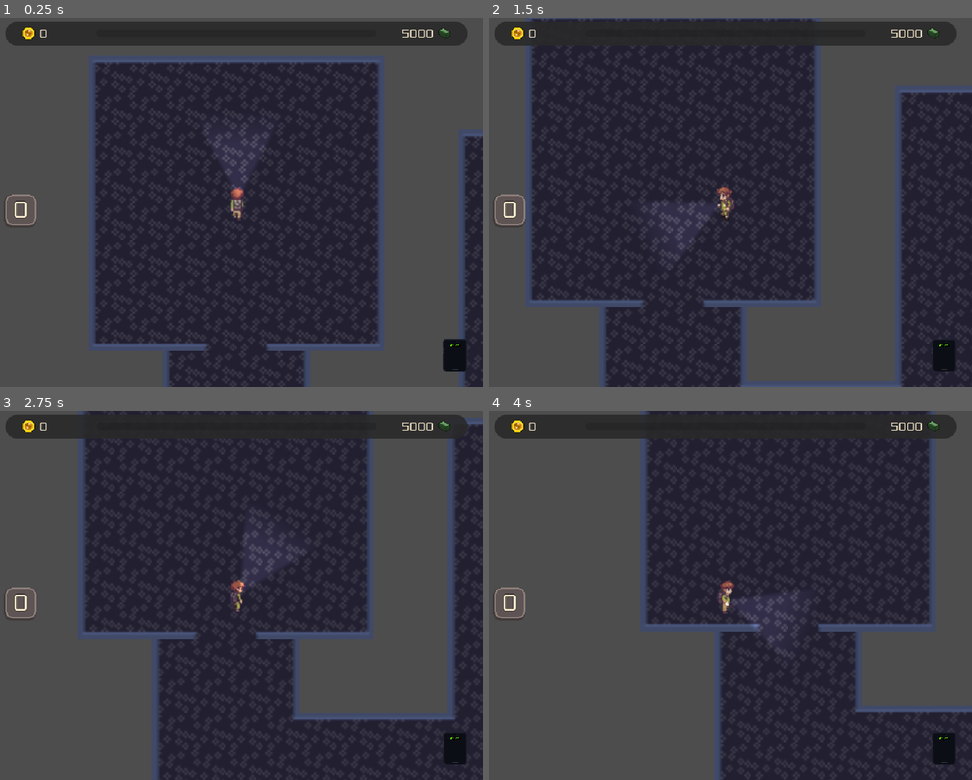
Above: before the commit, frames 1-4 (two rows, left to right).
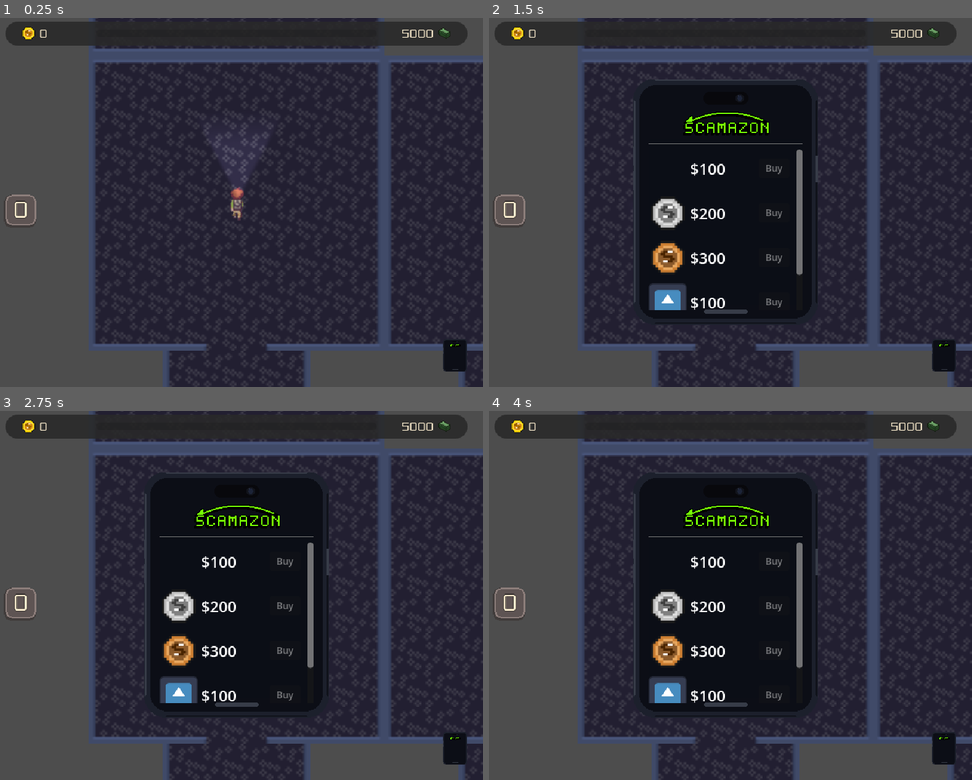
Above: after the commit, the same moments.

Repository: Justin-Hulme/GMTK_2026
Game: Godot game, scene res://Coin/coin_copper.tscn
Two runs of this game, one before a commit and one after it. Both use one fixed random seed, a clock stepped at 60 frames per second and the inputs below. Before the commit the project starts from res://LevelLoader/level_loader.tscn. The engine's default icon, where the game draws it, is replaced by a stand-in: a white triangle on a blue panel in a dark square.
Inputs (mouse positions are in pixels of both pictures, inside the frame that each line leads up to):
- Up to frame 1 (0.25 s): no input
- Up to frame 2 (1.5 s): tap Enter at 0.5 s; drag from (943, 353) to (725, 202) at 0.52 s; drag from (629, 220) to (701, 276) at 1.27 s
- Up to frame 3 (2.75 s): move the mouse to (284, 514) at 2.02 s; hold D from 2.03 s (still down); tap E at 2.1 s
- Up to frame 4 (4 s): release D at 2.75 s; tap Space at 2.75, 3.77 s; drag from (701, 669) to (575, 540) at 2.77 s; move the mouse to (875, 650) at 3.52 s; hold A from 3.53 s (still down); tap G at 3.6 s

The runs differ from the first frame. In frame 1, 15% of the frame differs, in the area x 18-100%, y 0-91%; in frame 2, 55%, in the area x 7-100%, y 0-100%; in frame 3, 50%; in frame 4, 53%.
Error before the commit: Attempt to call function 'toggle' in base 'null instance' on a null instance. (res://Player/HUD/phone_icon.gd:17)

Commit message:
Finally getting somewhere lol

Diff:
--- /dev/null
+++ b/Assets/Furniture_Office_Equipment_Set/furniture.tres
@@ -0,0 +1,177 @@
+[gd_resource type="TileSet" format=3 uid="uid://c7rimg0jfwjok"]
+
+[ext_resource type="Texture2D" uid="uid://c44bvgym240it" path="res://Assets/Furniture_Office_Equipment_Set/0-Tileset.png" id="1_jw2k5"]
+
+[sub_resource type="TileSetAtlasSource" id="TileSetAtlasSource_yhb5b"]
+texture = ExtResource("1_jw2k5")
+0:0/0 = 0
+1:0/0 = 0
+2:0/0 = 0
+3:0/0 = 0
+4:0/0 = 0
+5:0/0 = 0
+6:0/0 = 0
+7:0/0 = 0
+8:0/0 = 0
+9:0/0 = 0
+10:0/0 = 0
+11:0/0 = 0
+12:0/0 = 0
+13:0/0 = 0
+0:1/0 = 0
+1:1/0 = 0
+2:1/0 = 0
+3:1/0 = 0
+4:1/0 = 0
+5:1/0 = 0
+6:1/0 = 0
+7:1/0 = 0
+8:1/0 = 0
+9:1/0 = 0
+10:1/0 = 0
+11:1/0 = 0
+12:1/0 = 0
+13:1/0 = 0
+0:2/0 = 0
+1:2/0 = 0
+2:2/0 = 0
+3:2/0 = 0
+4:2/0 = 0
+5:2/0 = 0
+6:2/0 = 0
+7:2/0 = 0
+8:2/0 = 0
+9:2/0 = 0
+10:2/0 = 0
+11:2/0 = 0
+12:2/0 = 0
+13:2/0 = 0
+0:3/0 = 0
+1:3/0 = 0
+2:3/0 = 0
+3:3/0 = 0
+4:3/0 = 0
+5:3/0 = 0
+6:3/0 = 0
+7:3/0 = 0
+8:3/0 = 0
+9:3/0 = 0
+10:3/0 = 0
+11:3/0 = 0
+12:3/0 = 0
+13:3/0 = 0
+0:4/0 = 0
+1:4/0 = 0
+2:4/0 = 0
+3:4/0 = 0
+4:4/0 = 0
+5:4/0 = 0
+6:4/0 = 0
+7:4/0 = 0
+8:4/0 = 0
+9:4/0 = 0
+10:4/0 = 0
+11:4/0 = 0
+12:4/0 = 0
+13:4/0 = 0
+0:5/0 = 0
+1:5/0 = 0
+2:5/0 = 0
+3:5/0 = 0
+4:5/0 = 0
+5:5/0 = 0
+6:5/0 = 0
+7:5/0 = 0
+8:5/0 = 0
+9:5/0 = 0
+10:5/0 = 0
+11:5/0 = 0
+12:5/0 = 0
+13:5/0 = 0
+0:6/0 = 0
+1:6/0 = 0
+2:6/0 = 0
+3:6/0 = 0
+4:6/0 = 0
+5:6/0 = 0
+6:6/0 = 0
+7:6/0 = 0
+8:6/0 = 0
+9:6/0 = 0
+10:6/0 = 0
+11:6/0 = 0
+12:6/0 = 0
+13:6/0 = 0
+0:7/0 = 0
+1:7/0 = 0
+2:7/0 = 0
+3:7/0 = 0
+4:7/0 = 0
+5:7/0 = 0
+6:7/0 = 0
+7:7/0 = 0
+8:7/0 = 0
+9:7/0 = 0
+10:7/0 = 0
+11:7/0 = 0
+12:7/0 = 0
+13:7/0 = 0
+0:8/0 = 0
+1:8/0 = 0
+2:8/0 = 0
+3:8/0 = 0
+4:8/0 = 0
+5:8/0 = 0
+6:8/0 = 0
+7:8/0 = 0
+8:8/0 = 0
+9:8/0 = 0
+10:8/0 = 0
+11:8/0 = 0
+12:8/0 = 0
+13:8/0 = 0
+0:9/0 = 0
+1:9/0 = 0
+2:9/0 = 0
+3:9/0 = 0
+4:9/0 = 0
+5:9/0 = 0
+6:9/0 = 0
+7:9/0 = 0
+8:9/0 = 0
+9:9/0 = 0
+10:9/0 = 0
+11:9/0 = 0
+12:9/0 = 0
+13:9/0 = 0
+0:10/0 = 0
+1:10/0 = 0
+2:10/0 = 0
+3:10/0 = 0
+4:10/0 = 0
+5:10/0 = 0
+6:10/0 = 0
+7:10/0 = 0
+8:10/0 = 0
+9:10/0 = 0
+10:10/0 = 0
+11:10/0 = 0
+12:10/0 = 0
+13:10/0 = 0
+0:11/0 = 0
+1:11/0 = 0
+2:11/0 = 0
+3:11/0 = 0
+4:11/0 = 0
+5:11/0 = 0
+6:11/0 = 0
+7:11/0 = 0
+8:11/0 = 0
+9:11/0 = 0
+10:11/0 = 0
+11:11/0 = 0
+12:11/0 = 0
+13:11/0 = 0
+
+[resource]
+sources/0 = SubResource("TileSetAtlasSource_yhb5b")
--- a/Assets/Sprites/floor_plan_1.tres
+++ b/Assets/Sprites/floor_plan_1.tres
@@ -93,6 +93,7 @@
 3:1/1 = 1
 3:1/1/terrain_set = 0
 3:1/1/terrain = 0
+3:1/1/physics_layer_0/polygon_0/points = PackedVector2Array(8, -8, 8, 8, -5.333333, 8, -5.333333, -8)
 3:1/1/terrains_peering_bit/bottom_side = 0
 3:1/1/terrains_peering_bit/bottom_left_corner = 0
 3:1/1/terrains_peering_bit/left_side = 0
@@ -157,6 +158,7 @@
 3:2/1 = 1
 3:2/1/terrain_set = 0
 3:2/1/terrain = 0
+3:2/1/physics_layer_0/polygon_0/points = PackedVector2Array(8, -8, 8, 8, -8, 8, -8, 5.333334, -5.333333, 5.333334, -5.333333, -5.333333, 5.333334, -5.333333, 5.333334, -8)
 3:2/1/terrains_peering_bit/left_side = 0
 3:2/1/terrains_peering_bit/top_left_corner = 0
 3:2/1/terrains_peering_bit/top_side = 0
@@ -167,6 +169,7 @@
 3:0/1 = 1
 3:0/1/terrain_set = 0
 3:0/1/terrain = 0
+3:0/1/physics_layer_0/polygon_0/points = PackedVector2Array(-8, -8, 8, -8, 8, 8, 5.333334, 8, 5.333334, 5.333334, -5.333333, 5.333334, -5.333333, -5.333333, -8, -5.333333)
 3:0/1/terrains_peering_bit/bottom_side = 0
 3:0/1/terrains_peering_bit/bottom_left_corner = 0
 3:0/1/terrains_peering_bit/left_side = 0
--- a/Level/floor_generator.gd
+++ b/Level/floor_generator.gd
@@ -1,8 +1,9 @@
 extends RefCounted
 
-const GRID_WIDTH := 14
-const GRID_HEIGHT := 8
+const GRID_WIDTH := 10
+const GRID_HEIGHT := 6
 const MAX_ATTEMPTS := 50
+const MIN_EXIT_DISTANCE := 6
 
 var rng: RandomNumberGenerator
 var grid: Array[Array] = []
@@ -347,7 +348,7 @@
 		spawn_grid_pos.y = spawn_pos["y"]
 		placed_count += 1
 
-	var exit_pos = _find_position_for_tile(exit_def, placed_count + 1)
+	var exit_pos = _find_position_for_tile(exit_def, placed_count + 1, spawn_grid_pos)
 	if exit_pos != null:
 		grid[exit_pos["x"]][exit_pos["y"]] = placed_count + 1
 		cell_file_paths[exit_pos["x"]][exit_pos["y"]] = exit_def.file_path
@@ -364,7 +365,7 @@
 	return placed_count
 
 
-func _find_position_for_tile(tile_def: Dictionary, next_id: int) -> Variant:
+func _find_position_for_tile(tile_def: Dictionary, next_id: int, origin_pos: Vector2i = Vector2i(-1, -1)) -> Variant:
 	# Find a position where this tile's doors face ONLY empty cells (0).
 	# Also ensure no neighbor has a door facing THIS position.
 
@@ -372,6 +373,10 @@
 		for y in range(GRID_HEIGHT):
 			if grid[x][y] != 0:
 				continue
+
+			if origin_pos != Vector2i(-1, -1):
+				if abs(x - origin_pos.x) + abs(y - origin_pos.y) < MIN_EXIT_DISTANCE:
+					continue
 
 			var valid = true
 
--- a/LevelLoader/level_loader.gd
+++ b/LevelLoader/level_loader.gd
@@ -1,18 +1,27 @@
 extends Node2D
 
 const FloorGenerator = preload("res://Level/floor_generator.gd")
+const COIN_GOLD = preload("res://Coin/coin_gold.tscn")
+const COIN_SILVER = preload("res://Coin/coin_silver.tscn")
+const COIN_COPPER = preload("res://Coin/coin_copper.tscn")
+
+const CELL_SIZE := 384.0
+const COIN_MARGIN := 24.0
+const COIN_TARGET_COUNT := 24
 
 var floor_container: Node2D
+var _coin_rng := RandomNumberGenerator.new()
 
 
 func _ready() -> void:
+	_coin_rng.randomize()
 	generate_floor()
 	connect_exit_signals()
 
 
 func generate_floor() -> void:
 	var config := LevelConfig.new()
-	config.target_room_count = 25
+	config.target_room_count = 16
 
 	var generator := FloorGenerator.new()
 	var result = generator.generate(config)
@@ -24,6 +33,7 @@
 	result.scene.name = "generated_rooms"
 	floor_container.add_child(result.scene)
 	add_child(floor_container)
+	_spawn_map_coins.call_deferred(result.scene)
 
 	# Move player to render on top of rooms (last child = drawn last)
 	var player_node = get_node_or_null("Player")
@@ -31,7 +41,6 @@
 		move_child(player_node, -1)
 
 	# Position player at spawn grid position using actual room cell size (384x384)
-	const CELL_SIZE := 384.0
 	var spawn_grid_pos := Vector2i(0, 0)
 	if "spawn_grid" in result:
 		spawn_grid_pos = result.spawn_grid
@@ -56,6 +65,78 @@
 			return child as Camera2D
 
 	return null
+
+
+func _spawn_map_coins(generated_rooms: Node) -> void:
+	if not is_instance_valid(generated_rooms):
+		return
+	var candidates := _get_coin_spawn_candidates(generated_rooms)
+	if candidates.is_empty():
+		return
+
+	var coin_shape := CircleShape2D.new()
+	coin_shape.radius = 8.0
+	var spawned := 0
+	for _i in range(COIN_TARGET_COUNT):
+		var candidate = candidates[_coin_rng.randi_range(0, candidates.size() - 1)]
+		var spawned_here := false
+		for _attempt in range(20):
+			var pos = Vector2(
+				candidate.origin.x + _coin_rng.randf_range(COIN_MARGIN, CELL_SIZE - COIN_MARGIN),
+				candidate.origin.y + _coin_rng.randf_range(COIN_MARGIN, CELL_SIZE - COIN_MARGIN)
+			)
+			if _is_coin_spawn_blocked(pos, coin_shape):
+				continue
+			var coin = _pick_random_coin().instantiate()
+			coin.global_position = pos
+			coin.z_index = 10
+			generated_rooms.add_child(coin)
+			spawned += 1
+			spawned_here = true
+			break
+		if not spawned_here:
+			continue
+	print("[LevelLoader] Spawned %d coins" % spawned)
+
+
+func _get_coin_spawn_candidates(generated_rooms: Node) -> Array:
+	var candidates := []
+	for child in generated_rooms.get_children():
+		if not (child is Node2D):
+			continue
+		var node2d := child as Node2D
+		if not (node2d.name.begins_with("room_") or node2d.name.begins_with("corridor_")):
+			continue
+		candidates.append({"origin": node2d.global_position})
+	return candidates
+
+
+func _is_coin_spawn_blocked(target_pos: Vector2, coin_shape: Shape2D) -> bool:
+	var query := PhysicsShapeQueryParameters2D.new()
+	query.shape = coin_shape
+	query.transform = Transform2D(0, target_pos)
+	query.collision_mask = 1
+	var results = get_world_2d().direct_space_state.intersect_shape(query)
+	for result in results:
+		var collider = result.collider
+		if collider is TileMapLayer:
+			return true
+		if collider is CharacterBody2D:
+			return true
+		if collider is Area2D:
+			return true
+		if collider != null and (collider.is_in_group("wall") or collider.is_in_group("magnet")):
+			return true
+	return false
+
+
+func _pick_random_coin() -> PackedScene:
+	var roll := _coin_rng.randi_range(1, 100)
+	if roll <= 10:
+		return COIN_GOLD
+	if roll <= 40:
+		return COIN_SILVER
+	return COIN_COPPER
 
 
 func _on_exit_body_entered(body: Node2D) -> void:
--- a/Player/HUD/phone_screen.gd
+++ b/Player/HUD/phone_screen.gd
@@ -1,7 +1,6 @@
 extends Control
 
 @onready var screen_content: Control = $ScreenContent
-@onready var header: Label = $ScreenContent/Header
 @onready var player = find_parent("Player")
 
 signal phone_toggled(is_open: bool)
--- a/Player/HUD/phone_screen.tscn
+++ b/Player/HUD/phone_screen.tscn
@@ -5,7 +5,7 @@
 [ext_resource type="PackedScene" uid="uid://b2s7qnkclpbcq" path="res://Player/HUD/upgrade.tscn" id="3_elce8"]
 [ext_resource type="Script" uid="uid://dc78ii1vthtuh" path="res://Upgrades/upgrade_resource.gd" id="4_8f8it"]
 [ext_resource type="Texture2D" uid="uid://c8r48t042apti" path="res://Assets/Money/Coin_silver.png" id="5_238ts"]
-[ext_resource type="Texture2D" path="res://Assets/shoe3.png" id="6_5l76c"]
+[ext_resource type="Texture2D" path="res://Assets/max_icon.png" id="6_5l76c"]
 [ext_resource type="Texture2D" uid="uid://bng5ybr0gvvex" path="res://Assets/Money/Debt_HUD.png" id="6_8g1fl"]
 [ext_resource type="Texture2D" uid="uid://bbb0nr87co55e" path="res://Assets/Money/Coin_copper.png" id="6_bi2uf"]
 [ext_resource type="Texture2D" uid="uid://b8mxc65u3mt6e" path="res://Assets/Furniture_Office_Equipment_Set/Papers.png" id="8_bi2uf"]
--- a/Player/HUD/upgrade.tscn
+++ b/Player/HUD/upgrade.tscn
@@ -1,7 +1,7 @@
 [gd_scene format=3 uid="uid://b2s7qnkclpbcq"]
 
 [ext_resource type="Script" uid="uid://vo1lro3o0aot" path="res://Player/HUD/upgrade.gd" id="1_cwdgf"]
-[ext_resource type="Texture2D" uid="uid://bbbe3aumuoxrx" path="res://Build/GMTK_2026.icon.png" id="1_jdxk5"]
+[ext_resource type="Texture2D" path="res://Assets/max_icon.png" id="1_jdxk5"]
 [ext_resource type="Texture2D" uid="uid://b04lcvm58kkas" path="res://Assets/max_icon.png" id="2_55dnm"]
 [ext_resource type="Theme" uid="uid://bledfm0mcnnu4" path="res://Assets/main_theme.tres" id="2_cwdgf"]
 
--- a/Player/player.gd
+++ b/Player/player.gd
@@ -5,7 +5,7 @@
 @export var deceleration := 1500.0
 
 @onready var animated_sprite: AnimatedSprite2D = $AnimatedSprite2D
-@onready var phone_screen: Control = $HUD/Control/PhoneScreen
+@onready var phone_screen: Control = $HUD/Control/PhoneIcon/PhoneScreen
 @onready var flashlight: PointLight2D = $Flashlight
 
 var score := 0
@@ -26,6 +26,7 @@
 @onready var phone_icon = $HUD/Control/PhoneIcon
 
 func _ready():
+	add_to_group("player")
 	phone_icon.phone_opened.connect(disable_movement)
 	phone_icon.phone_closed.connect(enable_movement)
 
